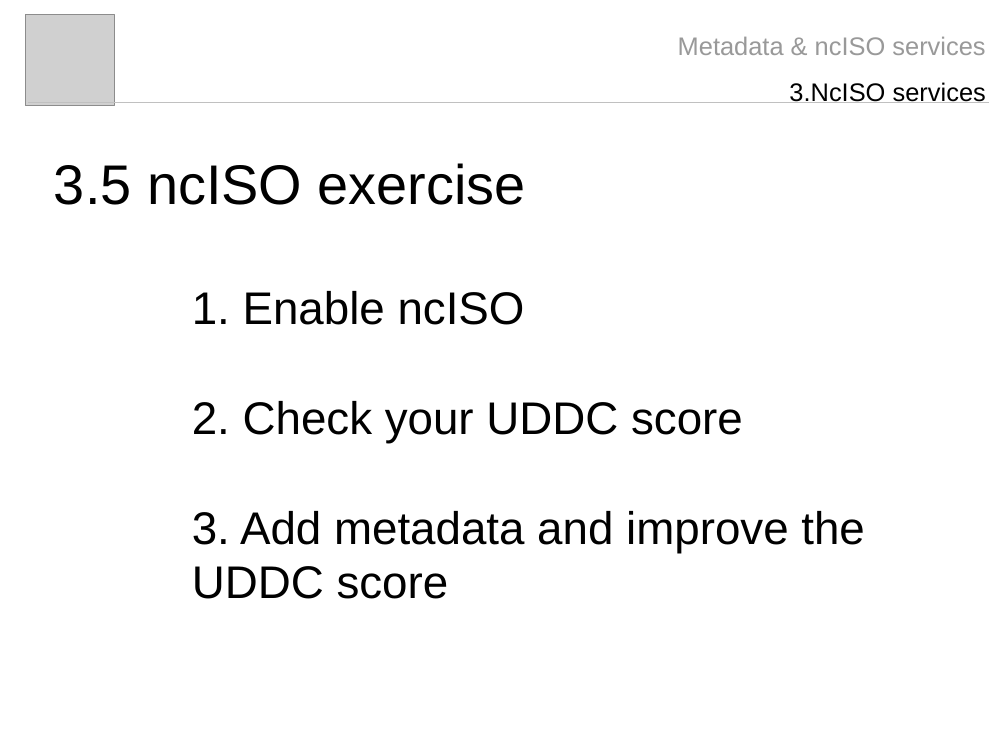
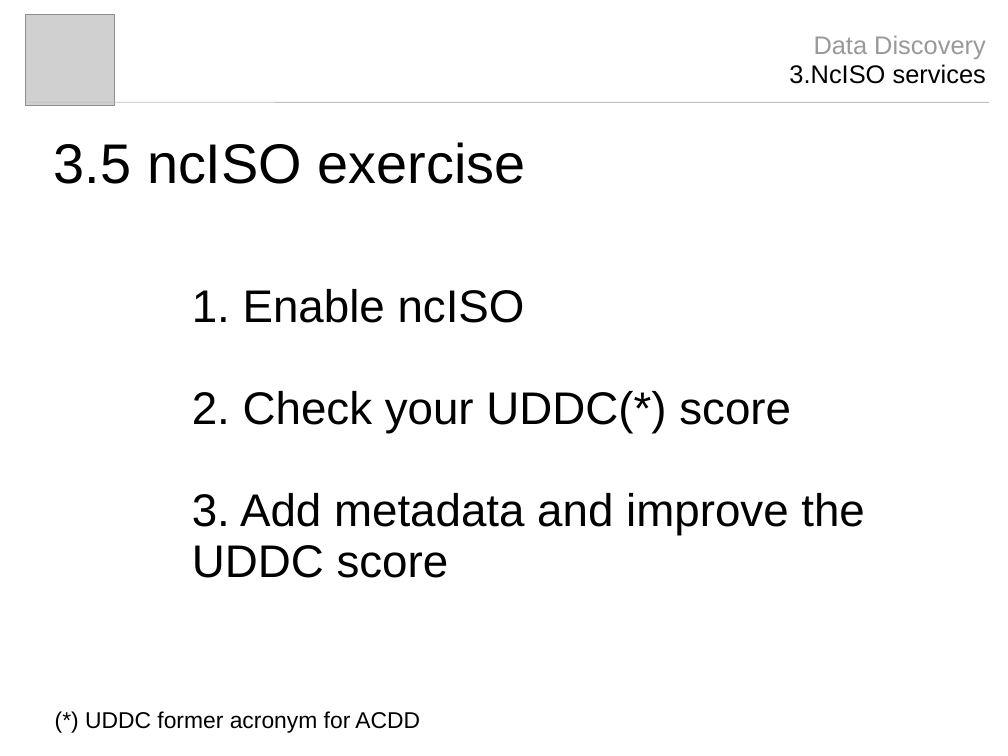
Before and after one commit to Unidata/thredds, a slide deck: slide 13 of docs/web/thredds/tech/tds4.3/reference/ncISO/metadata_ncISO.odp. Drawn at 1008x756 pixels with LibreOffice and Linux fonts; fonts in the diff are those of the drawing; grey boxes stand for pictures. Boxes give left, top, right and bottom in pixels: in the first picture for what was removed or moved away, otherwise in the second. Text is boxed around its words. In the diff, an @@ line names an element or a change of style, - is before the commit and + after.

```diff
--- a/docs/web/thredds/tech/tds4.3/reference/ncISO/metadata_ncISO.odp
+++ b/docs/web/thredds/tech/tds4.3/reference/ncISO/metadata_ncISO.odp
@@ text at (x1=789, y1=35, x2=986, y2=84): text changed; text colour #999999 to #000000 @@
-Metadata & ncISO services
-3.NcISO services
+Data Discovery
+3.NcISO services
@@ line (28, 102) - (989, 102): stroke #C0C0C0 0 pt to #C0C0C0 0.74 pt @@
@@ title "3.5 ncISO exercise" at (x1=54, y1=142, x2=526, y2=184): line spacing 1.5 to 0.93 @@
@@ text at (x1=192, y1=289, x2=865, y2=578): line spacing 1 to 0.93 @@
@@ text at (x1=192, y1=391, x2=791, y2=433): text changed @@
-2. Check your UDDC score
+2. Check your UDDC(*) score
@@ text added at (x1=85, y1=711, x2=420, y2=733), 18 pt, text #000000 @@
+(*) UDDC former acronym for ACDD
```
Also in this commit, not shown: 10 other slides changed, 2 slides added, 7 slides removed, 1 other file.
